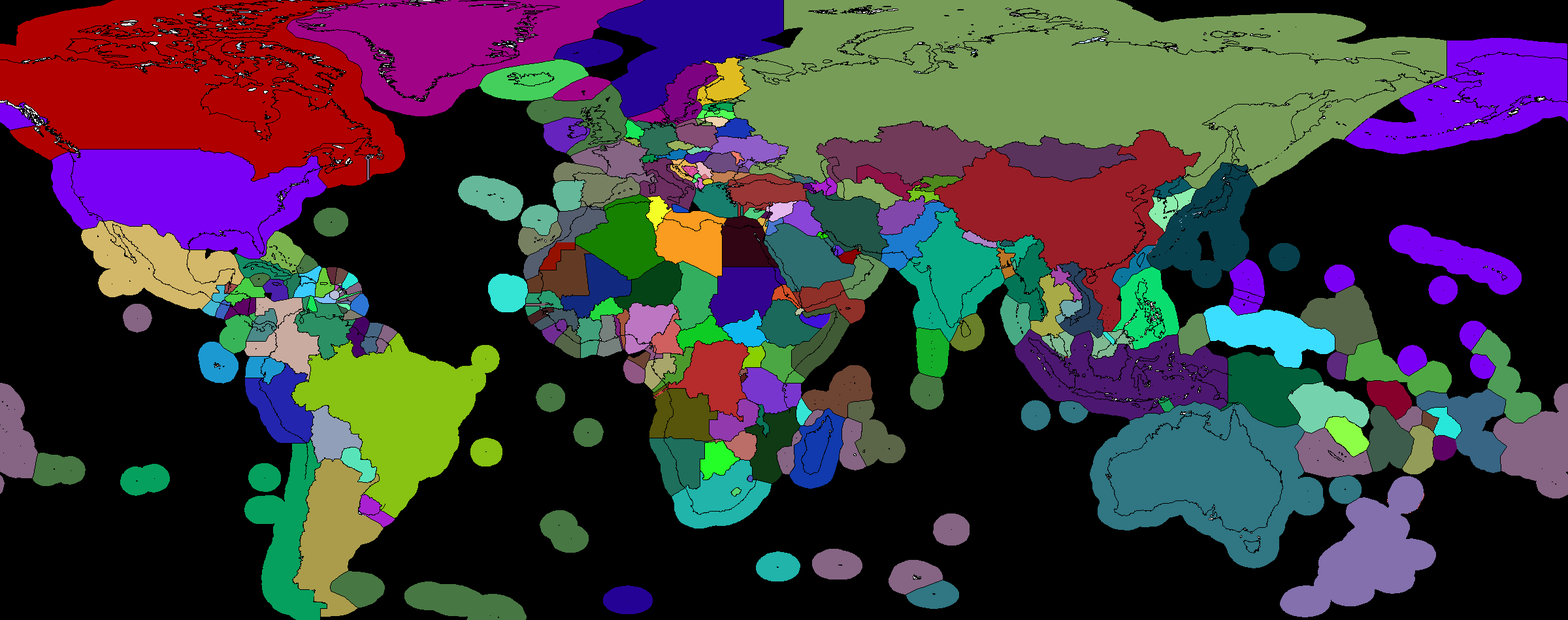
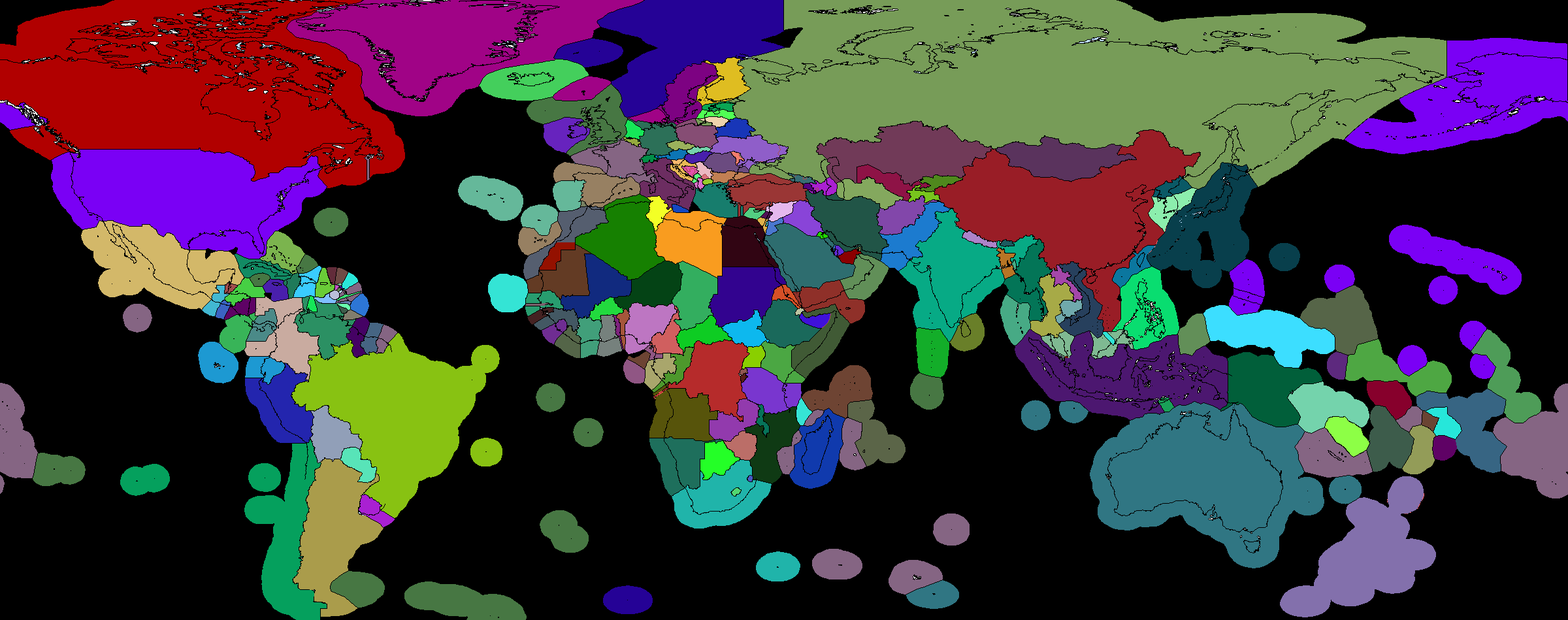
Two versions of the same layered image (1568 x 620). Layer-by-layer changes:
painted on "Internationalwaters.png" over [518, 162, 723, 443]
